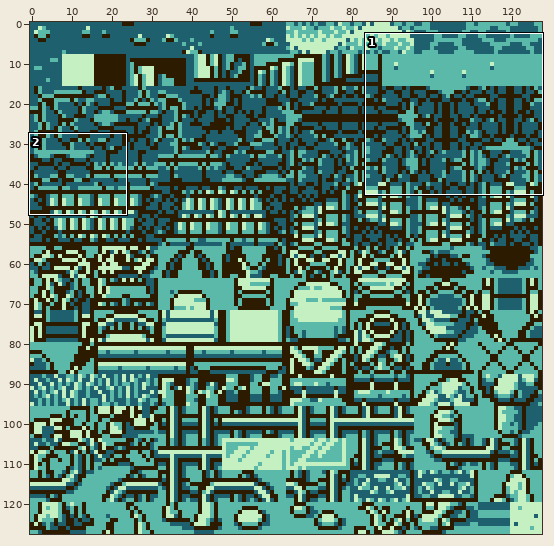
One commit to this sprite sheet: gfx/tileset/caves.png. The picture above shows the old version from afar; the outline marks the close-up.
Close-up. The starting point:
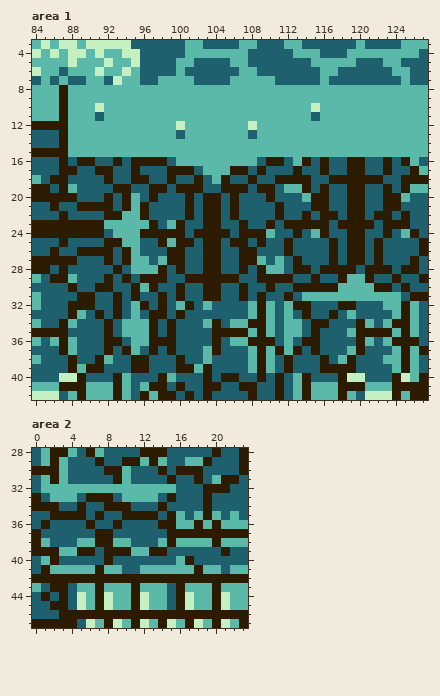
The file is 128x128 pixels. Shown: area 1: x 84..127, y 3..42; area 2: x 0..23, y 28..47. The commit also changed other parts of the picture, which this record leaves out.
Once edited:
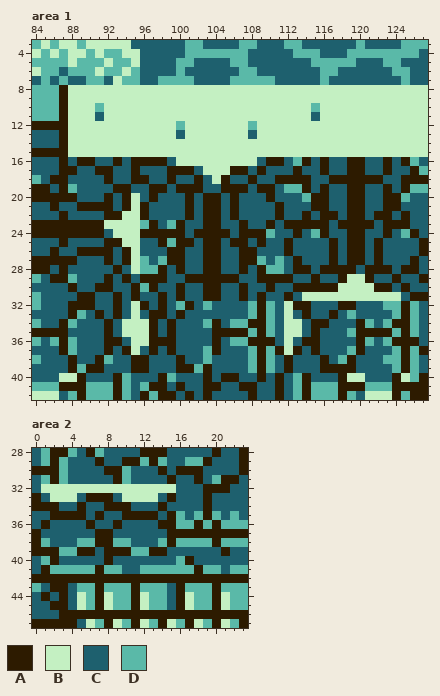
Palette (. is transparent): A #2d1b00  B #c4f0c2  C #1e606e  D #5ab9a8
Edits made:
{"where": "area 1"}
{"y":8,"x":88,"old":"DDDDDDDDDDDDDDDDDDDDDDDDDDDDDDDDDDDDDDDD","new":"BBBBBBBBBBBBBBBBBBBBBBBBBBBBBBBBBBBBBBBB"}
{"y":9,"x":88,"old":"DDDDDDDDDDDDDDDDDDDDDDDDDDDDDDDDDDDDDDDD","new":"BBBBBBBBBBBBBBBBBBBBBBBBBBBBBBBBBBBBBBBB"}
{"y":10,"x":88,"old":"DDDBDDDDDDDDDDDDDDDDDDDDDDDBDDDDDDDDDDDD","new":"BBBDBBBBBBBBBBBBBBBBBBBBBBBDBBBBBBBBBBBB"}
{"y":11,"x":88,"old":"DDD","new":"BBB"}
{"y":11,"x":92,"old":"DDDDDDDDDDDDDDDDDDDDDDD","new":"BBBBBBBBBBBBBBBBBBBBBBB"}
{"y":11,"x":116,"old":"DDDDDDDDDDDD","new":"BBBBBBBBBBBB"}
{"y":12,"x":88,"old":"DDDDDDDDDDDDBDDDDDDDBDDDDDDDDDDDDDDDDDDD","new":"BBBBBBBBBBBBDBBBBBBBDBBBBBBBBBBBBBBBBBBB"}
{"y":13,"x":88,"old":"DDDDDDDDDDDD","new":"BBBBBBBBBBBB"}
{"y":13,"x":101,"old":"DDDDDDD","new":"BBBBBBB"}
{"y":13,"x":109,"old":"DDDDDDDDDDDDDDDDDDD","new":"BBBBBBBBBBBBBBBBBBB"}
{"y":14,"x":88,"old":"DDDDDDDDDDDDDDDDDDDDDDDDDDDDDDDDDDDDDDDD","new":"BBBBBBBBBBBBBBBBBBBBBBBBBBBBBBBBBBBBBBBB"}
{"y":15,"x":88,"old":"DDDDDDDDDDDDDDDDDDDDDDDDDDDDDDDDDDDDDDDD","new":"BBBBBBBBBBBBBBBBBBBBBBBBBBBBBBBBBBBBBBBB"}
{"y":16,"x":100,"old":"DDDDDDDDD","new":"BBBBBBBBB"}
{"y":17,"x":103,"old":"DDD","new":"BBB"}
{"y":18,"x":104,"old":"D","new":"B"}
{"y":20,"x":95,"old":"D","new":"B"}
{"y":21,"x":95,"old":"D","new":"B"}
{"y":22,"x":94,"old":"DD","new":"BB"}
{"y":23,"x":92,"old":"DDDD","new":"BBBB"}
{"y":24,"x":93,"old":"DDD","new":"BBB"}
{"y":25,"x":94,"old":"DD","new":"BB"}
{"y":26,"x":95,"old":"D","new":"B"}
{"y":27,"x":95,"old":"D","new":"B"}
{"y":28,"x":95,"old":"D","new":"B"}
{"y":29,"x":119,"old":"DD","new":"BB"}
{"y":30,"x":118,"old":"DDDD","new":"BBBB"}
{"y":31,"x":114,"old":"DDDDDDDDDDD","new":"BBBBBBBBBBB"}
{"y":32,"x":95,"old":"D","new":"B"}
{"y":32,"x":112,"old":"D","new":"B"}
{"y":33,"x":95,"old":"D","new":"B"}
{"y":33,"x":112,"old":"D","new":"B"}
{"y":34,"x":94,"old":"DDD","new":"BBB"}
{"y":34,"x":112,"old":"DD","new":"BB"}
{"y":35,"x":94,"old":"DDD","new":"BBB"}
{"y":35,"x":112,"old":"DD","new":"BB"}
{"y":36,"x":95,"old":"DD","new":"BB"}
{"y":36,"x":112,"old":"D","new":"B"}
{"y":37,"x":95,"old":"D","new":"B"}
{"y":37,"x":112,"old":"D","new":"B"}
{"where": "area 2"}
{"y":32,"x":1,"old":"DDDDDDDDDDDDDDD","new":"BBBBBBBBBBBBBBB"}
{"y":33,"x":2,"old":"DDD","new":"BBB"}
{"y":33,"x":10,"old":"DDDD","new":"BBBB"}
{"label":"changed","picture_box":[68,85,428,355]}
{"label":"changed","picture_box":[41,484,176,502]}
